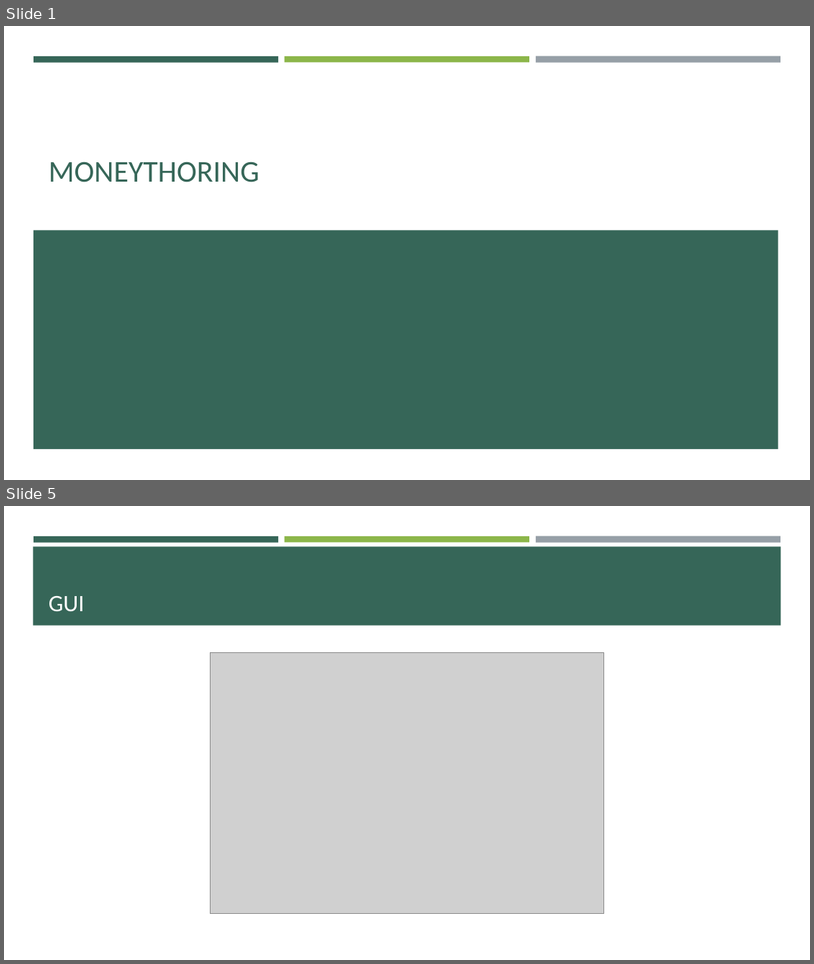
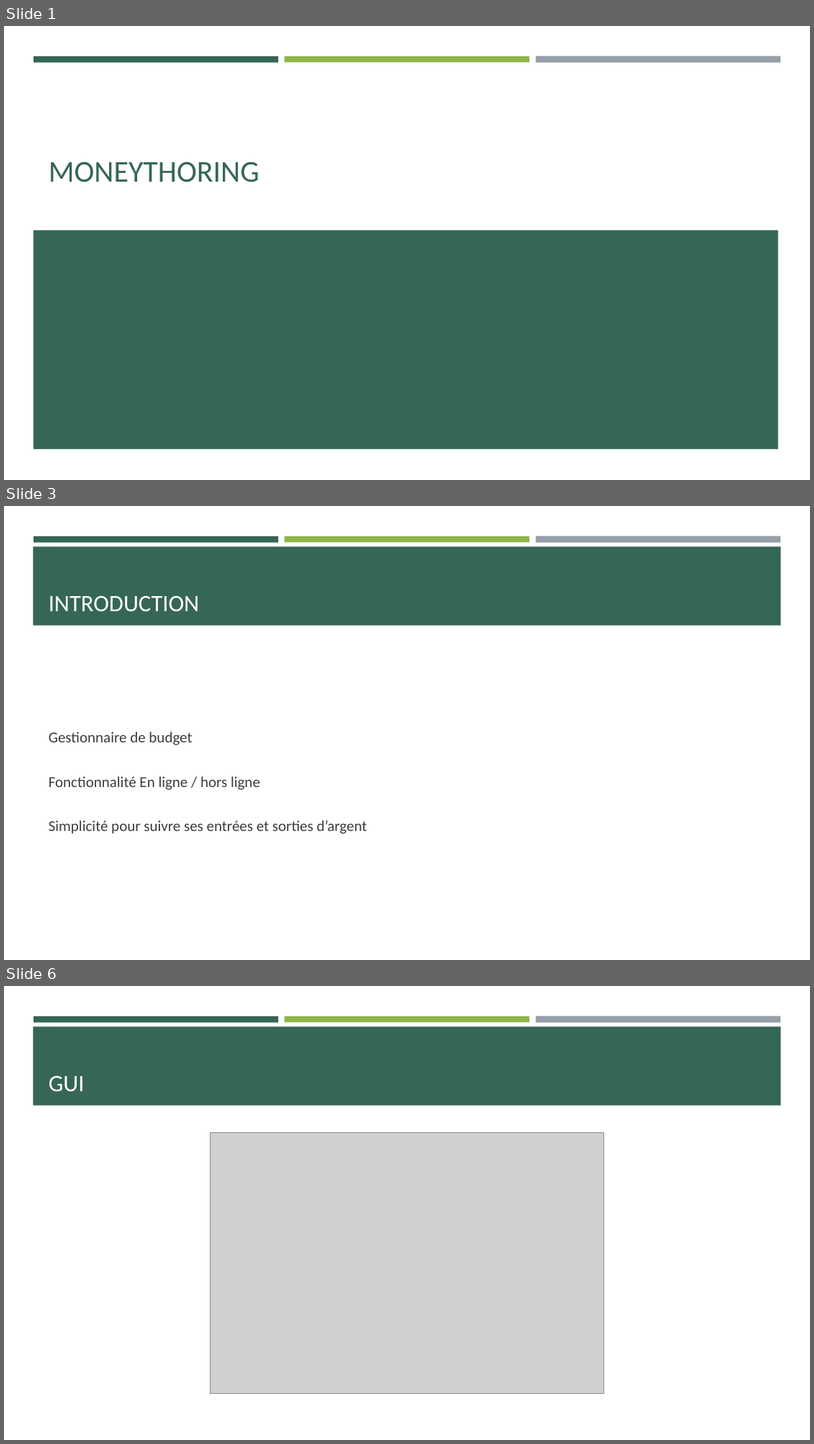
Before and after one commit to Angorance/HEIGVD_MoneyThoring, a slide deck: MoneyThoring.pptx. Shown one above the other, each under a label of ours: slides 1 and 5 before the commit, slides 1, 3 and 6 after it; the slides between them are not shown. The pictures are 814x964 and 814x1444 pixels, drawn with LibreOffice and Linux fonts; fonts in the diff are those of the drawing; grey boxes stand for pictures. Boxes give left, top, right and bottom in pixels: in the first picture for what was removed or moved away, otherwise in the second. Text is boxed around its words. In the diff, an @@ line names an element or a change of style, - is before the commit and + after.

```diff
--- a/MoneyThoring.pptx
+++ b/MoneyThoring.pptx
@@ slide 3 added at [4, 506, 810, 960], background #FFFFFF; not listed: 4 template elements that a slide beside it also shows @@
@@ title added at [49, 596, 200, 612], 28 pt, text #FFFFFF @@
+INTRODUCTION
@@ text added at [49, 731, 368, 834], 18 pt, text #3D3D3D @@
+Gestionnaire de budget
+Fonctionnalité En ligne / hors ligne
+Simplicité pour suivre ses entrées et sorties d’argent
@@ what was slide 5 is now slide 6 @@
```
Also in this commit, not shown: 3 slides changed, 5 other slides added, 3 slides removed.
